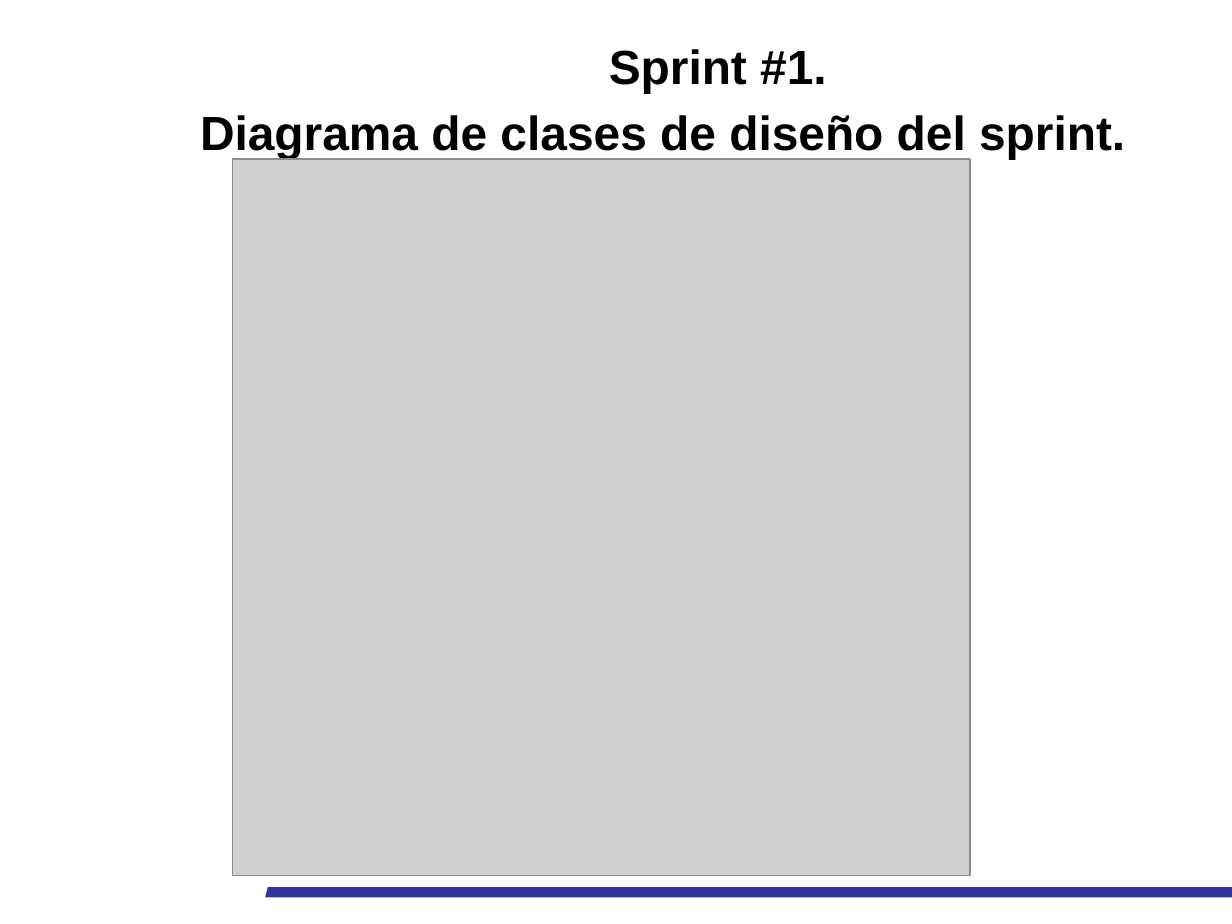
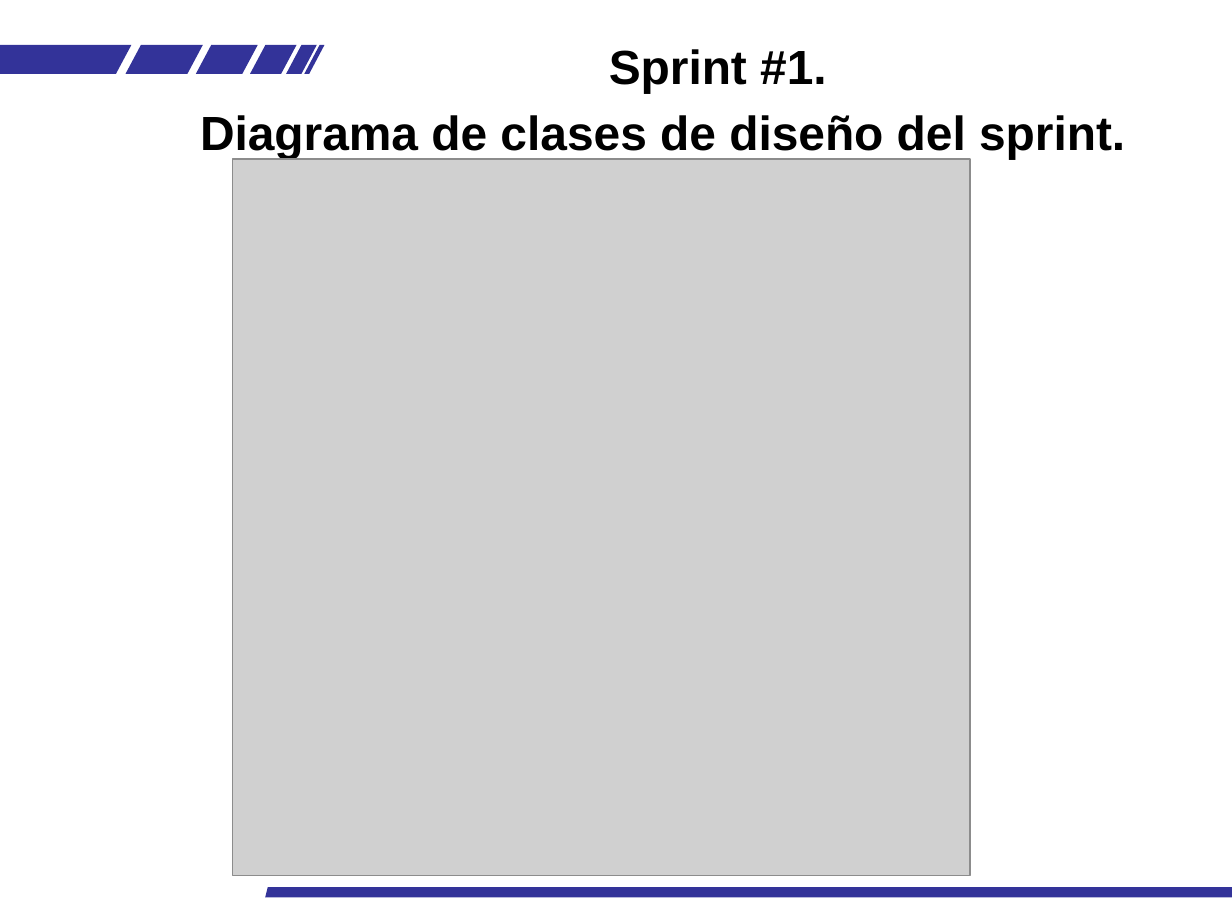
Before and after one commit to pquella/buscaminas, a slide deck: slide 6 of PrimerSprint/Presentación_PrimerSprint_AGNEX.pptx. Drawn at 1232x924 pixels with LibreOffice and Linux fonts; fonts in the diff are those of the drawing; grey boxes stand for pictures; background and template pictures are left out. Boxes give left, top, right and bottom in pixels: in the first picture for what was removed or moved away, otherwise in the second. Text is boxed around its words. In the diff, an @@ line names an element or a change of style, - is before the commit and + after.

```diff
--- a/PrimerSprint/Presentación_PrimerSprint_AGNEX.pptx
+++ b/PrimerSprint/Presentación_PrimerSprint_AGNEX.pptx
@@ group added at [0,44,325,74]: 6 freeform shapes @@
```
Also in this commit, not shown: 11 other slides changed.
